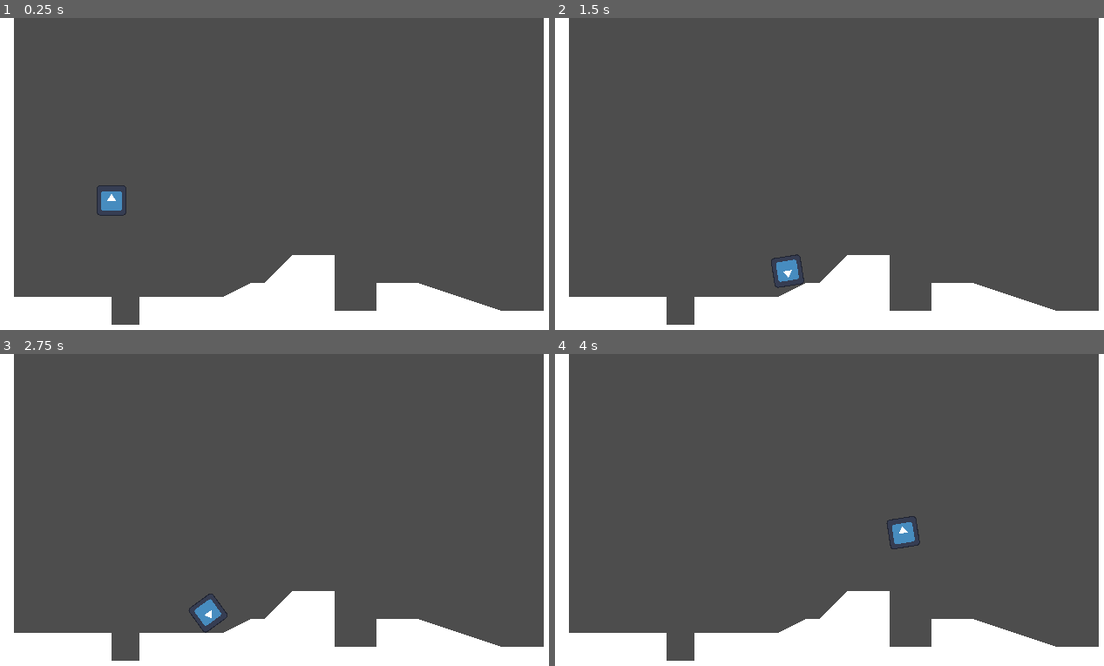
Above: before the commit, frames 1-4 (two rows, left to right).
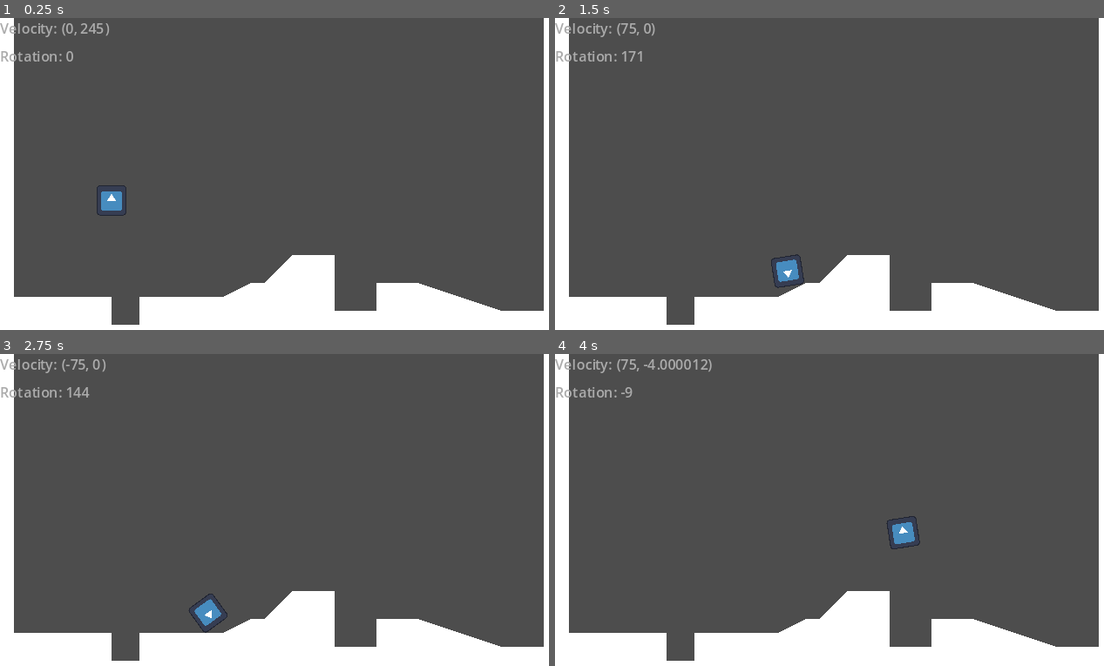
Above: after the commit, the same moments.

Repository: adachille/squaresy
Game: Godot game, scene res://scenes/game/world.tscn
Same seed, same stepped clock (60 frames per second), same inputs: the game is played once before the commit and once after it. The engine's default icon, where the game draws it, is replaced by a stand-in: a white triangle on a blue panel in a dark square.
Inputs:
- Up to frame 1 (0.25 s): no input
- Up to frame 2 (1.5 s): tap Enter (ui_accept) at 0.5, 0.77 s; hold Right (ui_right) from 0.53 s (still down)
- Up to frame 3 (2.75 s): tap Enter (ui_accept) at 1.52 s; release Right (ui_right) at 2.03 s; hold Left (ui_left) from 2.03 s (still down)
- Up to frame 4 (4 s): release Left (ui_left) at 2.78 s; hold Right (ui_right) from 2.78 s (still down); tap Enter (ui_accept) at 3.02, 3.77 s

The runs differ from the first frame. In frame 1, 0.5% of the frame differs, in the area x 0-20%, y 1-14%; in frame 2, 0.5%; in frame 3, 0.5%; in frame 4, 0.6%, in the area x 0-29%, y 1-14%.
Error before the commit: Parse Error: Identifier "velocity" not declared in the current scope. (res://scenes/_debug/info_layer.gd:9)

Commit message:
Small refactor + debug layer bug fix

Diff:
--- a/scenes/_debug/info_layer.gd
+++ b/scenes/_debug/info_layer.gd
@@ -6,7 +6,8 @@
 
 # Called when the node enters the scene tree for the first time.
 func _ready():
-	velocity.text = "Velocity: Not set."
+	player_velocity.text = "Velocity: Not set."
+	player_rotation.text = "Rotation: Not set."
 	pass
 
 
--- a/scenes/game/characters/player.tscn
+++ b/scenes/game/characters/player.tscn
@@ -7,7 +7,6 @@
 position = Vector2(-8, -8)
 scale = Vector2(0.9, 0.9)
 script = ExtResource("1_br6sg")
-speed = 75.0
 jump_velocity = -200.0
 
 [node name="Sprite2D" type="Sprite2D" parent="."]
--- a/scenes/player.gd
+++ b/scenes/player.gd
@@ -1,6 +1,6 @@
 extends CharacterBody2D
 
-@export var speed = 50.0
+@export var speed = 75.0
 @export var jump_velocity = -300.0
 @export var rotation_rate = PI
 
@@ -9,21 +9,24 @@
 
 
 func _physics_process(delta):
-	# Add the gravity.
+	apply_gravity(delta)
+	handle_jump()
+
+	var input_axis = Input.get_axis("ui_left", "ui_right")
+	handle_movement(input_axis, delta)
+	move_and_slide()
+
+func apply_gravity(delta):
 	if not is_on_floor():
 		velocity.y += gravity * delta
 
-	# Handle jump.
+func handle_jump():
 	if Input.is_action_just_pressed("ui_accept") and is_on_floor():
 		velocity.y = jump_velocity
 
-	# Get the input direction and handle the movement/deceleration.
-	# As good practice, you should replace UI actions with custom gameplay actions.
-	var direction = Input.get_axis("ui_left", "ui_right")
-	if direction:
-		velocity.x = direction * speed
-		rotation += rotation_rate * delta * direction
+func handle_movement(input_axis, delta):
+	if input_axis:
+		velocity.x = input_axis * speed
+		rotation += rotation_rate * delta * input_axis
 	else:
 		velocity.x = move_toward(velocity.x, 0, speed)
-
-	move_and_slide()
